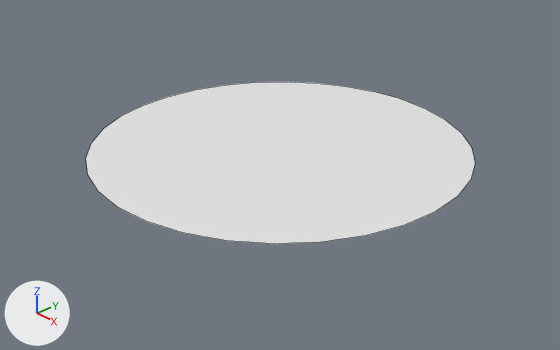
Before and after pictures for a commit that changed the Blender file data/models/node.blend.
The view is the same before and after, from a 50 mm camera at (0.01542, -0.01453, 0.0094) aimed at (0.00028, -0.00028, -0.0008). Every picture has the same lights, and +X, +Y and +Z are marked at lower left. Mesh edges are drawn as thin lines.

Names of what the first picture shows: 'Node'.
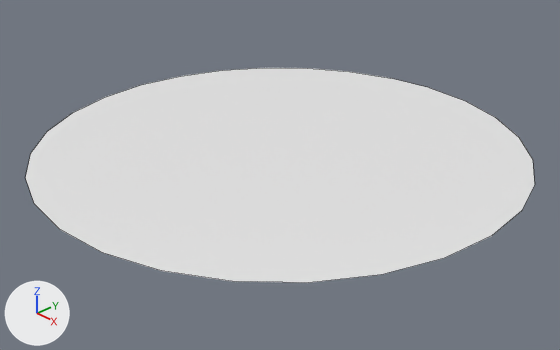
Commit message: Fix nodes' positions and improve nodes

Where the change shows, as pixel boxes [x1, y1, x2, y2] in the pictures (560 x 350 px):
'Node', reshaped, rescaled (31% wider, 33% taller)
    before: [86, 82, 475, 244]
    after: [25, 68, 535, 283]
part 1 of me_cylinder, added
    after: [25, 68, 535, 283]

Patch to the scene script:
```diff
--- a/data/models/node.blend.py
+++ b/data/models/node.blend.py
@@ me_cylinder @@
 me_cylinder.from_pydata(...)  # 32 vertices, 1 face; spans x -0.006..0.006, y -0.006..0.006, z 0.0
 # used by ob_node; location = (0.0, 0.0, 0.0); scale = (0.943, 0.943, 0.174)
 # verts and faces of me_cylinder; kept vertices keep their numbers, new ones are numbered from 32
+# me_cylinder part 1
+verts[32] = (0.0, 1.0, 0.0)  # pixel (429, 87)
+verts[33] = (0.22252, 0.97493, 0.0)  # pixel (465, 100)
+verts[34] = (0.43388, 0.90097, 0.0)  # pixel (495, 117)
+verts[35] = (0.62349, 0.78183, 0.0)  # pixel (518, 137)
+verts[36] = (0.78183, 0.62349, 0.0)  # pixel (532, 159)
+verts[37] = (0.90097, 0.43388, 0.0)  # pixel (534, 184)
+verts[38] = (0.97493, 0.22252, 0.0)  # pixel (521, 210)
+verts[39] = (1.0, 0.0, 0.0)  # pixel (491, 235)
+verts[40] = (0.97493, -0.22252, 0.0)  # pixel (444, 258)
+verts[41] = (0.90097, -0.43388, 0.0)  # pixel (381, 274)
+verts[42] = (0.78183, -0.62349, 0.0)  # pixel (308, 282)
+verts[43] = (0.62349, -0.78183, 0.0)  # pixel (232, 281)
+verts[44] = (0.43388, -0.90097, 0.0)  # pixel (161, 270)
+verts[45] = (0.22252, -0.97493, 0.0)  # pixel (102, 252)
+verts[46] = (0.0, -1.0, 0.0)  # pixel (59, 229)
+verts[47] = (-0.22252, -0.97493, 0.0)  # pixel (34, 203)
+verts[48] = (-0.43388, -0.90097, 0.0)  # pixel (25, 177)
+verts[49] = (-0.62349, -0.78183, 0.0)  # pixel (30, 153)
+verts[50] = (-0.78183, -0.62349, 0.0)  # pixel (47, 131)
+verts[51] = (-0.90097, -0.43388, 0.0)  # pixel (72, 112)
+verts[52] = (-0.97493, -0.22252, 0.0)  # pixel (104, 97)
+verts[53] = (-1.0, 0.0, 0.0)  # pixel (141, 84)
+verts[54] = (-0.97493, 0.22252, 0.0)  # pixel (180, 76)
+verts[55] = (-0.90097, 0.43388, 0.0)  # pixel (222, 70)
+verts[56] = (-0.78183, 0.62349, 0.0)  # pixel (264, 67)
+verts[57] = (-0.62349, 0.78183, 0.0)  # pixel (307, 68)
+verts[58] = (-0.43388, 0.90097, 0.0)  # pixel (349, 71)
+verts[59] = (-0.22252, 0.97493, 0.0)  # pixel (390, 78)
+faces += [(32, 33, 34, 35, 36, 37, 38, 39, 40, 41, 42, 43, 44, 45, 46, 47, 48, 49, 50, 51, 52, 53, 54, 55, 56, 57, 58, 59)]
@@ ob_node @@
 ob_node.location = (0.0, 0.0, 0.0)
-ob_node.scale = (0.943, 0.943, 0.174)
+ob_node.scale = (0.00729, 0.00729, 1.17)
```
